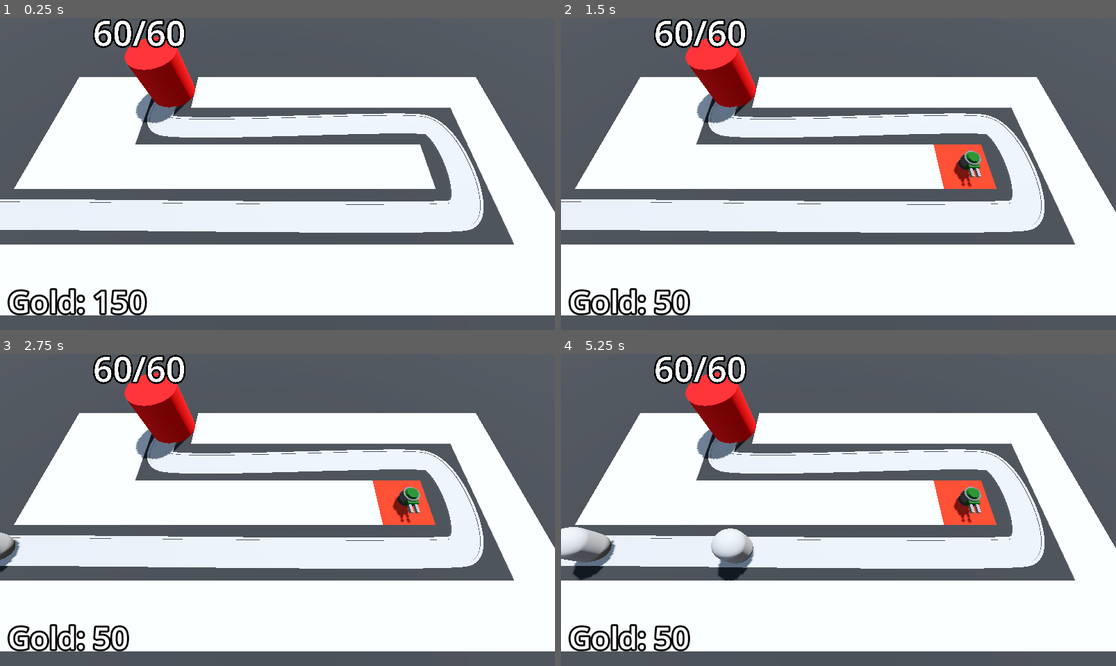
Above: before the commit, frames 1-4 (two rows, left to right).
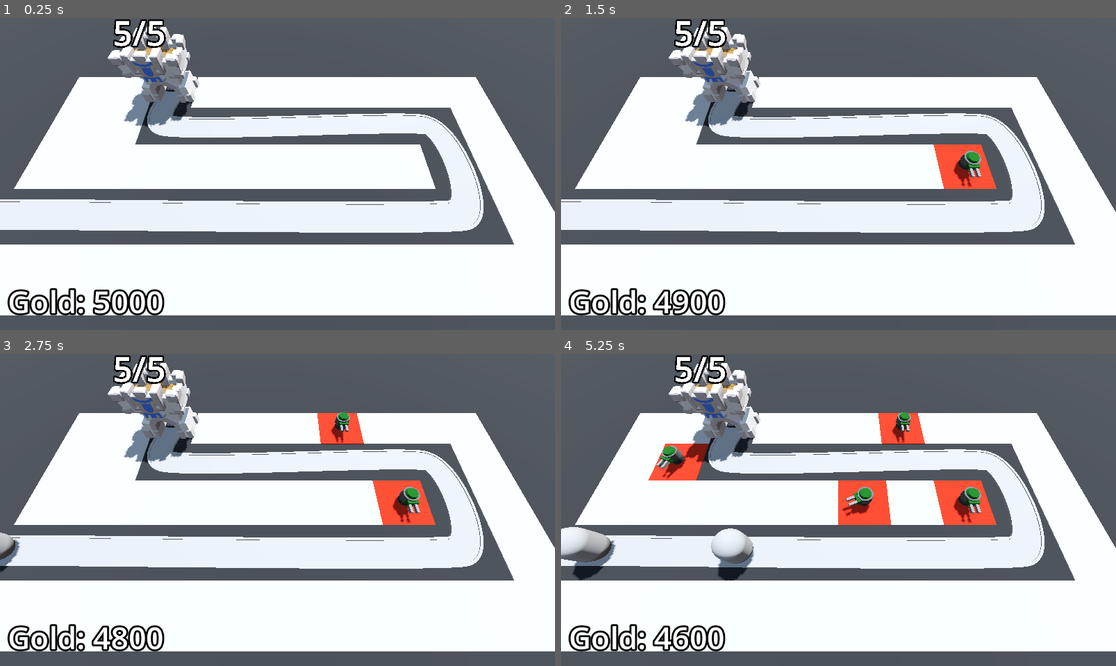
Above: after the commit, the same moments.

Repository: MateuszKosowski/Barbarian-Tower-Defense
Game: Godot game, scene res://Scenes/BaseLvl.tscn
Two runs of this game, one before a commit and one after it. Both use one fixed random seed, a clock stepped at 60 frames per second and the inputs below.
Inputs (mouse positions are in pixels of both pictures, inside the frame that each line leads up to):
- Up to frame 1 (0.25 s): no input
- Up to frame 2 (1.5 s): tap Enter at 0.5 s; move the mouse to (960, 158) at 0.52 s; press the mouse at (960, 158) at 0.53 s; tap Space at 1.25 s; move the mouse to (727, 189) at 1.27 s; release the mouse at (727, 189) at 1.28 s; click (727, 189) at 1.35 s
- Up to frame 3 (2.75 s): tap Enter at 2 s; move the mouse to (333, 441) at 2.02 s; press the mouse at (333, 441) at 2.03 s
- Up to frame 4 (5.25 s): move the mouse to (810, 572) at 2.77 s; release the mouse at (810, 572) at 2.78 s; click (810, 572) at 2.85 s; move the mouse to (1005, 556) at 3.52 s; press the mouse at (1005, 556) at 3.53 s; move the mouse to (672, 463) at 4.27 s; release the mouse at (672, 463) at 4.28 s; click (672, 463) at 4.35 s; move the mouse to (866, 510) at 5.02 s; press the mouse at (866, 510) at 5.03 s

The runs differ from the first frame. In frame 1, 3.6% of the frame differs, in the area x 16-36%, y 0-96%; in frame 2, 3.7%; in frame 3, 4.5%; in frame 4, 6.7%, in the area x 15-66%, y 0-96%.

Commit message:
Add VicotryLayer, add assets

Diff:
--- a/Scenes/Base/base.tscn
+++ b/Scenes/Base/base.tscn
@@ -1,20 +1,11 @@
 [gd_scene load_steps=3 format=3 uid="uid://coayh1fw170fb"]
 
 [ext_resource type="Script" path="res://Scenes/Base/base.gd" id="1_3ouqo"]
-
-[sub_resource type="StandardMaterial3D" id="StandardMaterial3D_r5hic"]
-albedo_color = Color(0.82881, 2.71939e-06, 5.77569e-07, 1)
+[ext_resource type="PackedScene" uid="uid://bxjrj1sbaunlr" path="res://Assets/Base.glb" id="2_frnxw"]
 
 [node name="Base" type="Node3D" groups=["base"]]
 transform = Transform3D(1, 0, 0, 0, 1, 0, 0, 0, 1, -10, 0, -6)
 script = ExtResource("1_3ouqo")
-
-[node name="CSGCylinder3D" type="CSGCylinder3D" parent="."]
-transform = Transform3D(1, 0, 0, 0, 1, 0, 0, 0, 1, 0, 2, 0)
-radius = 2.0
-height = 4.0
-sides = 40
-material = SubResource("StandardMaterial3D_r5hic")
 
 [node name="Label3D" type="Label3D" parent="."]
 transform = Transform3D(1, 0, 0, 0, 1, 0, 0, 0, 1, 0, 5.5, 0)
@@ -22,3 +13,5 @@
 text = "Placeholder text"
 font_size = 500
 outline_size = 100
+
+[node name="Base" parent="." instance=ExtResource("2_frnxw")]
--- a/Scenes/BaseLvl.tscn
+++ b/Scenes/BaseLvl.tscn
@@ -9,6 +9,7 @@
 [ext_resource type="PackedScene" uid="uid://3t68klkrfmgb" path="res://Scenes/Turret/turret.tscn" id="6_wbrk8"]
 [ext_resource type="Script" path="res://Scenes/Bank.gd" id="8_ql678"]
 [ext_resource type="PackedScene" uid="uid://bp66dm2lnx7dc" path="res://Scenes/DifficultiManager/difficulti_manager.tscn" id="9_uhcod"]
+[ext_resource type="PackedScene" uid="uid://cklxvncil8pj6" path="res://Scenes/UI/victory_layer.tscn" id="10_1vl3d"]
 
 [sub_resource type="ProceduralSkyMaterial" id="ProceduralSkyMaterial_xbfr8"]
 sky_horizon_color = Color(0.64625, 0.65575, 0.67075, 1)
@@ -73,11 +74,12 @@
 }
 metadata/_editor_floor_ = Vector3(0, 0, 0)
 
-[node name="EnemyPath" type="Path3D" parent="." node_paths=PackedStringArray("difficulty_manager")]
+[node name="EnemyPath" type="Path3D" parent="." node_paths=PackedStringArray("difficulty_manager", "victory_layer")]
 curve = SubResource("Curve3D_4m5k7")
 script = ExtResource("3_t8ngk")
 enemy_scene = ExtResource("2_seqym")
 difficulty_manager = NodePath("../DifficultiManager")
+victory_layer = NodePath("../VictoryLayer")
 metadata/_edit_group_ = true
 
 [node name="Road" type="CSGPolygon3D" parent="EnemyPath"]
@@ -88,7 +90,7 @@
 path_interval = 0.15
 path_simplify_angle = 0.0
 path_rotation = 2
-path_local = false
+path_local = true
 path_continuous_u = true
 path_u_distance = 1.0
 path_joined = false
@@ -101,7 +103,7 @@
 path_interval = 0.15
 path_simplify_angle = 0.0
 path_rotation = 2
-path_local = false
+path_local = true
 path_continuous_u = true
 path_u_distance = 1.0
 path_joined = false
@@ -114,7 +116,7 @@
 path_interval = 0.15
 path_simplify_angle = 0.0
 path_rotation = 2
-path_local = false
+path_local = true
 path_continuous_u = true
 path_u_distance = 1.0
 path_joined = false
@@ -124,7 +126,6 @@
 autostart = true
 
 [node name="Base" parent="." instance=ExtResource("3_gnxop")]
-max_hp = 60
 
 [node name="TurretManager" type="Node3D" parent="." node_paths=PackedStringArray("enemy_path")]
 script = ExtResource("5_tmalv")
@@ -143,6 +144,7 @@
 theme_override_constants/margin_right = 16
 theme_override_constants/margin_bottom = 16
 script = ExtResource("8_ql678")
+starting_gold = 5000
 
 [node name="Label" type="Label" parent="Bank"]
 layout_mode = 2
@@ -155,5 +157,7 @@
 [node name="DifficultiManager" parent="." instance=ExtResource("9_uhcod")]
 enemy_health_curve = SubResource("Curve_qqqnf")
 
+[node name="VictoryLayer" parent="." instance=ExtResource("10_1vl3d")]
+
 [connection signal="timeout" from="EnemyPath/SpawnTimer" to="EnemyPath" method="_on_spawn_timer_timeout"]
 [connection signal="stop_spawning_enemies" from="DifficultiManager" to="EnemyPath" method="_on_difficulti_manager_stop_spawning_enemies"]
--- a/Scenes/DifficultiManager/difficulti_manager.gd
+++ b/Scenes/DifficultiManager/difficulti_manager.gd
@@ -2,7 +2,7 @@
 
 signal stop_spawning_enemies
 
-@export var game_lenght := 30.0
+@export var game_lenght := 45.0
 @export var spawn_time_curve: Curve
 @export var enemy_health_curve: Curve
 @onready var timer: Timer = $Timer
--- a/Scenes/EnemyPath.gd
+++ b/Scenes/EnemyPath.gd
@@ -2,6 +2,7 @@
 
 @export var enemy_scene: PackedScene
 @export var difficulty_manager: Node
+@export var victory_layer: CanvasLayer
 @onready var spawn_timer: Timer = $SpawnTimer
 
 func spawn_enemy() -> void:
@@ -9,9 +10,18 @@
 	new_enemy.max_hp = difficulty_manager.get_enemy_health()
 	add_child(new_enemy)
 	spawn_timer.wait_time = difficulty_manager.get_spawn_time()
+	new_enemy.tree_exited.connect(enemy_defeated)
 
 func _on_spawn_timer_timeout() -> void:
 	spawn_enemy()
 
 func _on_difficulti_manager_stop_spawning_enemies() -> void:
 	spawn_timer.stop()
+
+func enemy_defeated() -> void:
+	if spawn_timer.is_stopped():
+		for child in get_children():
+			if child is PathFollow3D:
+				return
+		print("You won!")
+		victory_layer.victory()
--- /dev/null
+++ b/Scenes/UI/victory_layer.gd
@@ -0,0 +1,27 @@
+extends CanvasLayer
+
+@onready var star_1: TextureRect = %Star1
+@onready var star_3: TextureRect = %Star3
+@onready var star_2: TextureRect = %Star2
+@onready var base = get_tree().get_first_node_in_group('base')
+@onready var bank = get_tree().get_first_node_in_group('bank')
+@onready var health_label: Label = %HealthLabel
+@onready var bank_label: Label = %BankLabel
+
+
+func victory() -> void:
+	visible = true
+	if base.max_hp == base.current_hp:
+		star_2.modulate = Color.WHITE
+		health_label.visible = true
+	if bank.gold >= 500:
+		star_3.modulate = Color.WHITE
+		bank_label.visible = true
+
+
+func _on_retry_button_pressed() -> void:
+	get_tree().reload_current_scene()
+
+
+func _on_quit_button_pressed() -> void:
+	get_tree().quit()
--- /dev/null
+++ b/Scenes/UI/victory_layer.tscn
@@ -0,0 +1,108 @@
+[gd_scene load_steps=4 format=3 uid="uid://cklxvncil8pj6"]
+
+[ext_resource type="Script" path="res://Scenes/UI/victory_layer.gd" id="1_ybqhb"]
+[ext_resource type="Texture2D" uid="uid://dn3hxewmisyu2" path="res://Assets/star.png" id="2_gunbv"]
+
+[sub_resource type="LabelSettings" id="LabelSettings_2mox0"]
+font_size = 96
+
+[node name="VictoryLayer" type="CanvasLayer"]
+visible = false
+script = ExtResource("1_ybqhb")
+
+[node name="ColorRect" type="ColorRect" parent="."]
+anchors_preset = 15
+anchor_right = 1.0
+anchor_bottom = 1.0
+grow_horizontal = 2
+grow_vertical = 2
+color = Color(0, 0, 0, 0.447059)
+
+[node name="CenterContainer" type="CenterContainer" parent="."]
+anchors_preset = 15
+anchor_right = 1.0
+anchor_bottom = 1.0
+grow_horizontal = 2
+grow_vertical = 2
+
+[node name="PanelContainer" type="PanelContainer" parent="CenterContainer"]
+custom_minimum_size = Vector2(400, 400)
+layout_mode = 2
+
+[node name="VBoxContainer" type="VBoxContainer" parent="CenterContainer/PanelContainer"]
+layout_mode = 2
+
+[node name="Label" type="Label" parent="CenterContainer/PanelContainer/VBoxContainer"]
+layout_mode = 2
+text = "Victory"
+label_settings = SubResource("LabelSettings_2mox0")
+horizontal_alignment = 1
+
+[node name="StarHBoxContainer" type="HBoxContainer" parent="CenterContainer/PanelContainer/VBoxContainer"]
+layout_mode = 2
+
+[node name="Star1" type="TextureRect" parent="CenterContainer/PanelContainer/VBoxContainer/StarHBoxContainer"]
+unique_name_in_owner = true
+custom_minimum_size = Vector2(128, 128)
+layout_mode = 2
+size_flags_horizontal = 3
+texture = ExtResource("2_gunbv")
+expand_mode = 2
+stretch_mode = 5
+
+[node name="Star2" type="TextureRect" parent="CenterContainer/PanelContainer/VBoxContainer/StarHBoxContainer"]
+unique_name_in_owner = true
+modulate = Color(0, 0, 0, 1)
+custom_minimum_size = Vector2(128, 128)
+layout_mode = 2
+size_flags_horizontal = 3
+texture = ExtResource("2_gunbv")
+expand_mode = 2
+stretch_mode = 5
+
+[node name="Star3" type="TextureRect" parent="CenterContainer/PanelContainer/VBoxContainer/StarHBoxContainer"]
+unique_name_in_owner = true
+modulate = Color(0, 0, 0, 1)
+custom_minimum_size = Vector2(128, 128)
+layout_mode = 2
+size_flags_horizontal = 3
+texture = ExtResource("2_gunbv")
+expand_mode = 2
+stretch_mode = 5
+
+[node name="SurvivedLabel" type="Label" parent="CenterContainer/PanelContainer/VBoxContainer"]
+layout_mode = 2
+text = "Survived +1"
+horizontal_alignment = 1
+
+[node name="HealthLabel" type="Label" parent="CenterContainer/PanelContainer/VBoxContainer"]
+unique_name_in_owner = true
+visible = false
+layout_mode = 2
+text = "Full Health +1"
+horizontal_alignment = 1
+
+[node name="BankLabel" type="Label" parent="CenterContainer/PanelContainer/VBoxContainer"]
+unique_name_in_owner = true
+visible = false
+layout_mode = 2
+text = "Money money money!"
+horizontal_alignment = 1
+
+[node name="HBoxContainer" type="HBoxContainer" parent="CenterContainer/PanelContainer/VBoxContainer"]
+layout_mode = 2
+
+[node name="RetryButton" type="Button" parent="CenterContainer/PanelContainer/VBoxContainer/HBoxContainer"]
+layout_mode = 2
+size_flags_horizontal = 3
+theme_override_font_sizes/font_size = 32
+text = "Retry"
+
+[node name="QuitButton" type="Button" parent="CenterContainer/PanelContainer/VBoxContainer/HBoxContainer"]
+layout_mode = 2
+size_flags_horizontal = 3
+theme_override_font_sizes/font_size = 32
+text = "Quit"
+
+[connection signal="pressed" from="CenterContainer/PanelContainer/VBoxContainer/HBoxContainer/RetryButton" to="." method="_on_retry_button_pressed"]
+[connection signal="pressed" from="CenterContainer/PanelContainer/VBoxContainer/HBoxContainer/QuitButton" to="." method="_on_quit_button_pressed"]
Binary file added: Assets/Base.glb
Not shown, added: Assets/Base.glb.import
Binary file added: Assets/Base_Castle-metallic.png-Castle-roughness.png
Not shown, added: Assets/Base_Castle-metallic.png-Castle-roughness.png.import
Binary file added: Assets/Base_castle-colour-palette.png
Not shown, added: Assets/Base_castle-colour-palette.png.import
Binary file added: Assets/Cannon.glb
Not shown, added: Assets/Cannon.glb.import
Binary file added: Assets/Cannon_Castle-metallic.png-Castle-roughness.png
Not shown, added: Assets/Cannon_Castle-metallic.png-Castle-roughness.png.import
Binary file added: Assets/Cannon_castle-colour-palette.png
Not shown, added: Assets/Cannon_castle-colour-palette.png.import
(and 22 more such lines)
